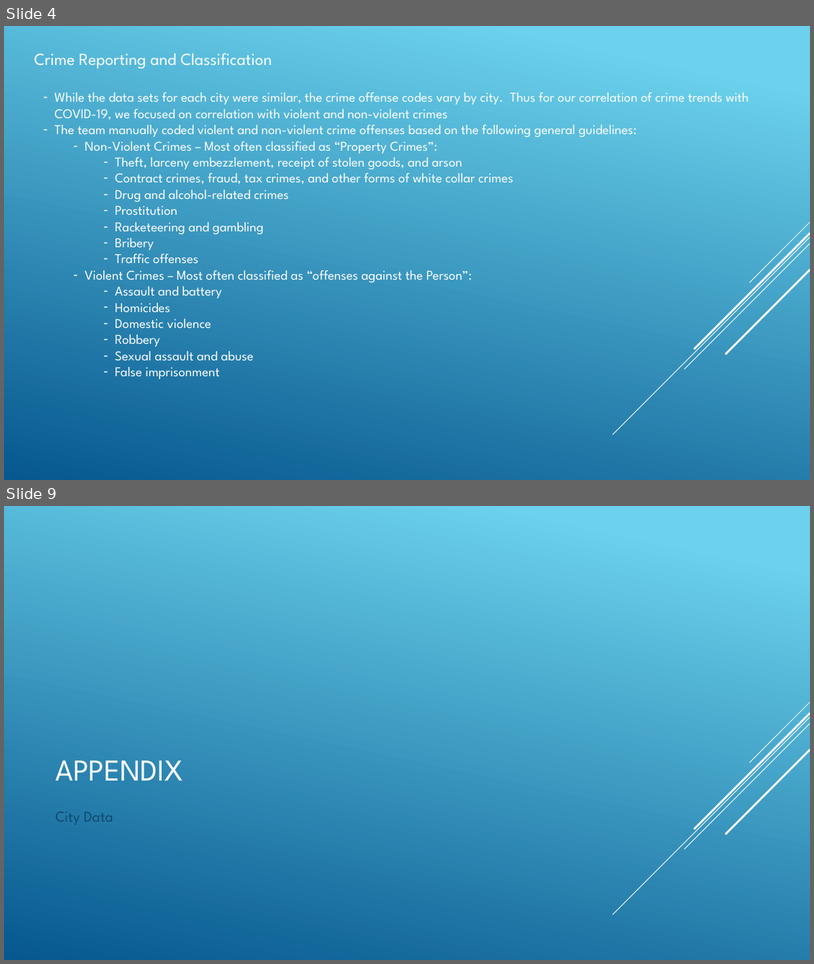
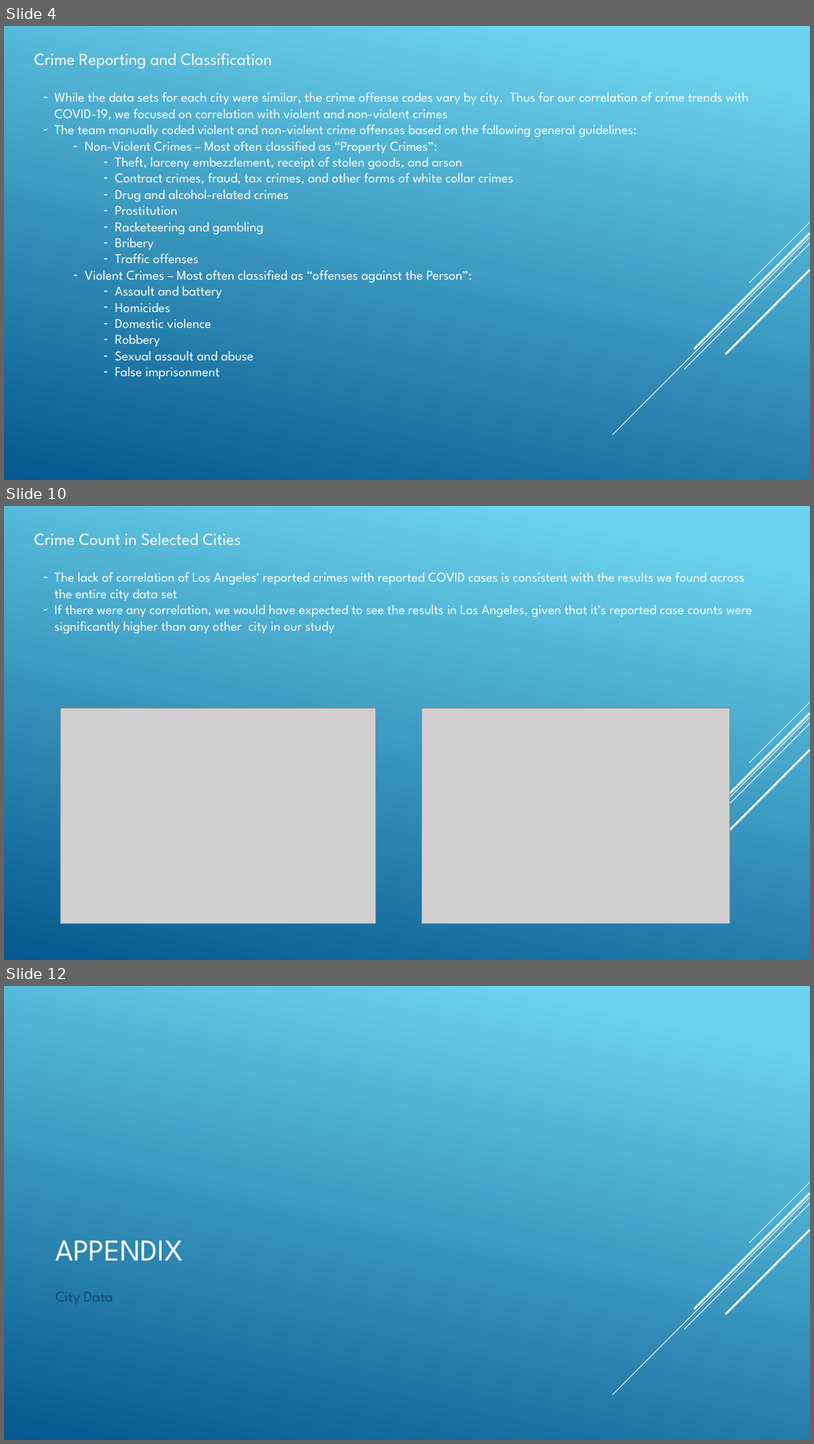
Before and after one commit to angelabanko/Project_1, a slide deck: Draft Presentation.pptx. Shown one above the other, each under a label of ours: slides 4 and 9 before the commit, slides 4, 10 and 12 after it; the slides between them are not shown. The pictures are 814x964 and 814x1444 pixels, drawn with LibreOffice and Linux fonts; fonts in the diff are those of the drawing; grey boxes stand for pictures. Boxes give left, top, right and bottom in pixels: in the first picture for what was removed or moved away, otherwise in the second. Text is boxed around its words. In the diff, an @@ line names an element or a change of style, - is before the commit and + after.

```diff
--- a/Draft Presentation.pptx
+++ b/Draft Presentation.pptx
@@ slide 10 added at bbox=[4, 506, 810, 960], background gradient #6ED2EB to #06588E; not listed: 5 template elements that a slide beside it also shows @@
@@ text added at bbox=[34, 533, 241, 546], 20 pt, text #FFFFFF @@
+Crime Count in Selected Cities
@@ text added at bbox=[54, 572, 753, 633], 16 pt, text #FFFFFF @@
+– The lack of correlation of Los Angeles’ reported crimes with reported COVID cases is consistent with the results we found across the entire city data set
+– If there were any correlation, we would have expected to see the results in Los Angeles, given that it’s reported case counts were significantly higher than any other city in our study
@@ picture added at bbox=[60, 708, 376, 924] @@
@@ picture added at bbox=[422, 708, 730, 924] @@
@@ what was slide 9 is now slide 12 @@
```
Also in this commit, not shown: 2 slides changed, 10 other slides added, 3 slides removed, 15 other files.
